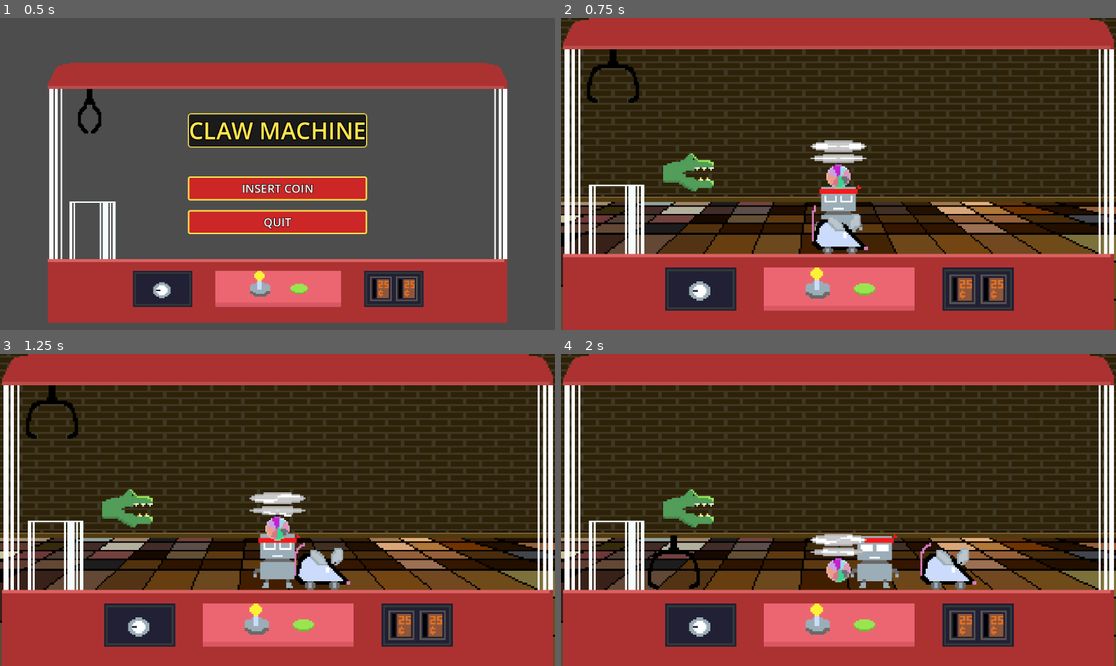
Above: before the commit, frames 1-4 (two rows, left to right).
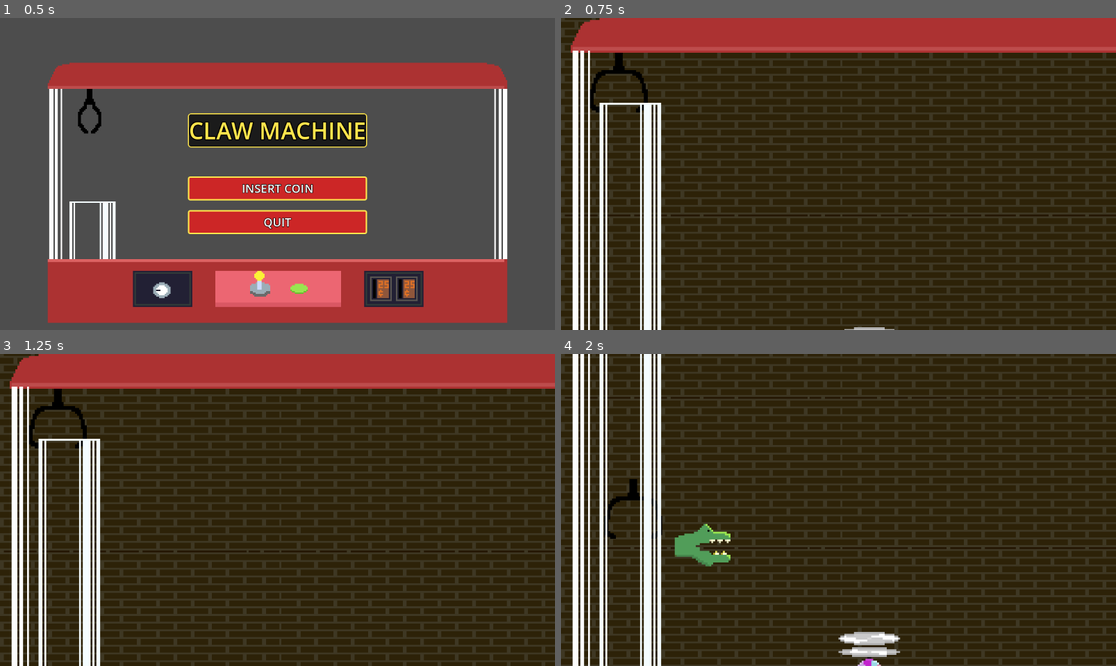
Above: after the commit, the same moments.

Repository: Jossulus/gamedevjs-jam
Game: Godot game, scene res://Scenes/main_menu.tscn
Two runs of this game, one before a commit and one after it. Both use one fixed random seed, a clock stepped at 60 frames per second and the inputs below.
Inputs (mouse positions are in pixels of both pictures, inside the frame that each line leads up to):
- Up to frame 1 (0.5 s): no input
- Up to frame 2 (0.75 s): click "INSERT COIN" at 0.5 s
- Up to frame 3 (1.25 s): no input
- Up to frame 4 (2 s): move the mouse to (960, 494) at 1.27 s; hold D (claw_right) from 1.28 s (still down); click (960, 494) at 1.35 s; tap W (claw_up) at 1.52 s

Frame 1 is identical in both runs. In frame 2, 59% of the frame differs, in the area x 0-100%, y 0-100%; in frame 3, 59%; in frame 4, 69%.

Commit message:
New BG and Robot anim

Diff:
--- a/gamedev.js-entry/Objects/Items/Crocodile/crocodile.gd
+++ b/gamedev.js-entry/Objects/Items/Crocodile/crocodile.gd
@@ -71,6 +71,7 @@
 	await pos_tween.finished
 	if position.distance_to(Globals.claw.position) <= snap_radius:
 		Globals.claw.is_snapped_by_crocodile = true
+		Globals.apply_cam_shake(20)
 	else:
 		retract()
 
--- a/gamedev.js-entry/Objects/Items/Kick Robot/kick_robot.tscn
+++ b/gamedev.js-entry/Objects/Items/Kick Robot/kick_robot.tscn
@@ -2,7 +2,7 @@
 
 [ext_resource type="Script" uid="uid://cdb3j1gspknik" path="res://Objects/Items/Kick Robot/kick_robot.gd" id="1_78p7e"]
 [ext_resource type="Script" uid="uid://dkq4hoaydelmk" path="res://Objects/Items/item_data.gd" id="2_wn50l"]
-[ext_resource type="Texture2D" uid="uid://k306unwj1yww" path="res://Objects/Items/Kick Robot/kickRobo32.png" id="3_6mcdu"]
+[ext_resource type="Texture2D" uid="uid://bfbi3qyxuhbgx" path="res://Objects/Items/Kick Robot/walkickRobo32.png" id="3_6mcdu"]
 
 [sub_resource type="Resource" id="Resource_pswsb"]
 script = ExtResource("2_wn50l")
@@ -47,39 +47,23 @@
 
 [sub_resource type="AtlasTexture" id="AtlasTexture_0gckn"]
 atlas = ExtResource("3_6mcdu")
-region = Rect2(0, 0, 32, 32)
+region = Rect2(288, 0, 32, 32)
 
 [sub_resource type="AtlasTexture" id="AtlasTexture_m8hsr"]
 atlas = ExtResource("3_6mcdu")
-region = Rect2(32, 0, 32, 32)
+region = Rect2(320, 0, 32, 32)
 
 [sub_resource type="AtlasTexture" id="AtlasTexture_1ukre"]
 atlas = ExtResource("3_6mcdu")
-region = Rect2(64, 0, 32, 32)
+region = Rect2(352, 0, 32, 32)
 
 [sub_resource type="AtlasTexture" id="AtlasTexture_cm43d"]
 atlas = ExtResource("3_6mcdu")
-region = Rect2(96, 0, 32, 32)
+region = Rect2(384, 0, 32, 32)
 
 [sub_resource type="AtlasTexture" id="AtlasTexture_0k1ww"]
 atlas = ExtResource("3_6mcdu")
-region = Rect2(128, 0, 32, 32)
-
-[sub_resource type="AtlasTexture" id="AtlasTexture_wy2jy"]
-atlas = ExtResource("3_6mcdu")
-region = Rect2(160, 0, 32, 32)
-
-[sub_resource type="AtlasTexture" id="AtlasTexture_74mkd"]
-atlas = ExtResource("3_6mcdu")
-region = Rect2(192, 0, 32, 32)
-
-[sub_resource type="AtlasTexture" id="AtlasTexture_cto2r"]
-atlas = ExtResource("3_6mcdu")
-region = Rect2(224, 0, 32, 32)
-
-[sub_resource type="AtlasTexture" id="AtlasTexture_d731i"]
-atlas = ExtResource("3_6mcdu")
-region = Rect2(256, 0, 32, 32)
+region = Rect2(416, 0, 32, 32)
 
 [sub_resource type="SpriteFrames" id="SpriteFrames_rbe7t"]
 animations = [{
@@ -125,15 +109,15 @@
 "frames": [{
 "duration": 1.0,
 "texture": SubResource("AtlasTexture_goyw8")
+}, {
+"duration": 1.0,
+"texture": SubResource("AtlasTexture_0gckn")
 }],
 "loop": true,
 "name": &"land",
 "speed": 5.0
 }, {
 "frames": [{
-"duration": 1.0,
-"texture": SubResource("AtlasTexture_0gckn")
-}, {
 "duration": 1.0,
 "texture": SubResource("AtlasTexture_m8hsr")
 }, {
@@ -145,18 +129,6 @@
 }, {
 "duration": 1.0,
 "texture": SubResource("AtlasTexture_0k1ww")
-}, {
-"duration": 1.0,
-"texture": SubResource("AtlasTexture_wy2jy")
-}, {
-"duration": 1.0,
-"texture": SubResource("AtlasTexture_74mkd")
-}, {
-"duration": 1.0,
-"texture": SubResource("AtlasTexture_cto2r")
-}, {
-"duration": 1.0,
-"texture": SubResource("AtlasTexture_d731i")
 }],
 "loop": true,
 "name": &"run",
@@ -178,7 +150,7 @@
 
 [node name="AnimatedSprite2D" type="AnimatedSprite2D" parent="." unique_id=829454875]
 sprite_frames = SubResource("SpriteFrames_rbe7t")
-animation = &"land"
+animation = &"awake"
 autoplay = "idle"
 
 [node name="CollisionShape2D" type="CollisionShape2D" parent="." unique_id=1600159435]
--- a/gamedev.js-entry/Scenes/game.tscn
+++ b/gamedev.js-entry/Scenes/game.tscn
@@ -2,14 +2,14 @@
 
 [ext_resource type="PackedScene" uid="uid://b7v2qb0djp0yf" path="res://Objects/Claw/claw.tscn" id="1_ebmjs"]
 [ext_resource type="Script" uid="uid://006amvov5kd0" path="res://Objects/Camera/camera.gd" id="2_1l0tm"]
-[ext_resource type="Texture2D" uid="uid://bl4t6gcprkaov" path="res://Objects/Arcade/WideArcadeBG320x180.png" id="2_wrm1d"]
+[ext_resource type="Texture2D" uid="uid://caw2nat4ssrd4" path="res://Objects/Arcade/arcadeMachineTallOnly.png" id="3_ldgsr"]
 [ext_resource type="Script" uid="uid://4gssiuyb1hh1" path="res://Objects/Drop Off Area/drop_off_area.gd" id="4_3dryh"]
 [ext_resource type="PackedScene" uid="uid://8autcvnmsahw" path="res://Objects/Items/Kick Robot/kick_robot.tscn" id="4_wowpa"]
-[ext_resource type="Texture2D" uid="uid://bhasyr683to64" path="res://Objects/Arcade/backgroundOnly.png" id="5_wowpa"]
 [ext_resource type="PackedScene" uid="uid://cicjyyomrjwho" path="res://Objects/Items/Wind Up Mouse/wind_up_mouse.tscn" id="6_i6g32"]
 [ext_resource type="PackedScene" uid="uid://b6ogy8x3vdcmj" path="res://Objects/Items/Crocodile/crocodile.tscn" id="8_v158k"]
 [ext_resource type="PackedScene" uid="uid://6j817gmiiuif" path="res://Objects/Items/Flying Ball/flying_ball.tscn" id="9_h4fw4"]
 [ext_resource type="AudioStream" uid="uid://dsdun4yv3ceeu" path="res://Robot_hook_main loop.ogg" id="10_ldgsr"]
+[ext_resource type="Texture2D" uid="uid://cup7a8xwk2lya" path="res://Objects/Arcade/bgOnly360x360.png" id="10_o5yvi"]
 
 [sub_resource type="RectangleShape2D" id="RectangleShape2D_3dryh"]
 size = Vector2(257, 20)
@@ -22,7 +22,7 @@
 [node name="Game" type="Node2D" unique_id=701573237]
 
 [node name="Claw" parent="." unique_id=1480747514 node_paths=PackedStringArray("ground_position_marker", "left_boundary_marker", "right_boundary_marker", "left_ground_marker", "right_ground_marker") instance=ExtResource("1_ebmjs")]
-position = Vector2(-130, -56)
+position = Vector2(-130, -146)
 ground_position_marker = NodePath("../Boundary Markers/Ground Position")
 left_boundary_marker = NodePath("../Boundary Markers/Ground Position")
 right_boundary_marker = NodePath("../Boundary Markers/RightBoundary")
@@ -30,20 +30,25 @@
 right_ground_marker = NodePath("../Boundary Markers/RightBoundary")
 
 [node name="Camera2D" type="Camera2D" parent="Claw" unique_id=1779705703]
-zoom = Vector2(3.6, 3.6)
+zoom = Vector2(4, 4)
 limit_left = -160
-limit_top = -90
+limit_top = -180
 limit_right = 160
-limit_bottom = 90
-position_smoothing_enabled = true
+limit_bottom = 180
+limit_smoothed = true
+position_smoothing_speed = 0.0
 script = ExtResource("2_1l0tm")
 
 [node name="Arcade" type="Sprite2D" parent="." unique_id=1178266821]
 z_index = 1
-texture = ExtResource("2_wrm1d")
+texture = ExtResource("3_ldgsr")
+
+[node name="BackgroundOnly" type="Sprite2D" parent="." unique_id=1464724672]
+z_index = -1
+texture = ExtResource("10_o5yvi")
 
 [node name="Ground" type="StaticBody2D" parent="." unique_id=1947102252]
-position = Vector2(30, 55)
+position = Vector2(30, 146)
 collision_mask = 0
 
 [node name="CollisionShape2D" type="CollisionShape2D" parent="Ground" unique_id=941247980]
@@ -53,13 +58,13 @@
 [node name="Boundary Markers" type="Node2D" parent="." unique_id=404173384]
 
 [node name="Ground Position" type="Marker2D" parent="Boundary Markers" unique_id=82896138]
-position = Vector2(-130, 29)
+position = Vector2(-130, 121)
 
 [node name="RightBoundary" type="Marker2D" parent="Boundary Markers" unique_id=720215480]
-position = Vector2(130, 45)
+position = Vector2(130, 136)
 
 [node name="Left Ground Marker" type="Marker2D" parent="Boundary Markers" unique_id=1288797206]
-position = Vector2(-87, 45)
+position = Vector2(-87, 136)
 
 [node name="DropOffArea" type="Area2D" parent="." unique_id=1117991140]
 collision_mask = 3
@@ -67,14 +72,10 @@
 metadata/_custom_type_script = "uid://4gssiuyb1hh1"
 
 [node name="CollisionShape2D" type="CollisionShape2D" parent="DropOffArea" unique_id=1932202158]
-position = Vector2(-121, 63)
+position = Vector2(-121, 157)
 shape = SubResource("WorldBoundaryShape2D_wowpa")
 
 [node name="KickRobot" parent="." unique_id=843346967 instance=ExtResource("4_wowpa")]
-
-[node name="BackgroundOnly" type="Sprite2D" parent="." unique_id=1464724672]
-z_index = -1
-texture = ExtResource("5_wowpa")
 
 [node name="WindUpMouse" parent="." unique_id=1021702830 instance=ExtResource("6_i6g32")]
 
Binary file added: gamedev.js-entry/Objects/Arcade/arcadeMachineTallOnly.png
Not shown, added: gamedev.js-entry/Objects/Arcade/arcadeMachineTallOnly.png.import
Binary file added: gamedev.js-entry/Objects/Arcade/bgOnly360x360.png
Not shown, added: gamedev.js-entry/Objects/Arcade/bgOnly360x360.png.import
Binary file added: gamedev.js-entry/Objects/Items/Kick Robot/walkickRobo32.png
Not shown, added: gamedev.js-entry/Objects/Items/Kick Robot/walkickRobo32.png.import
